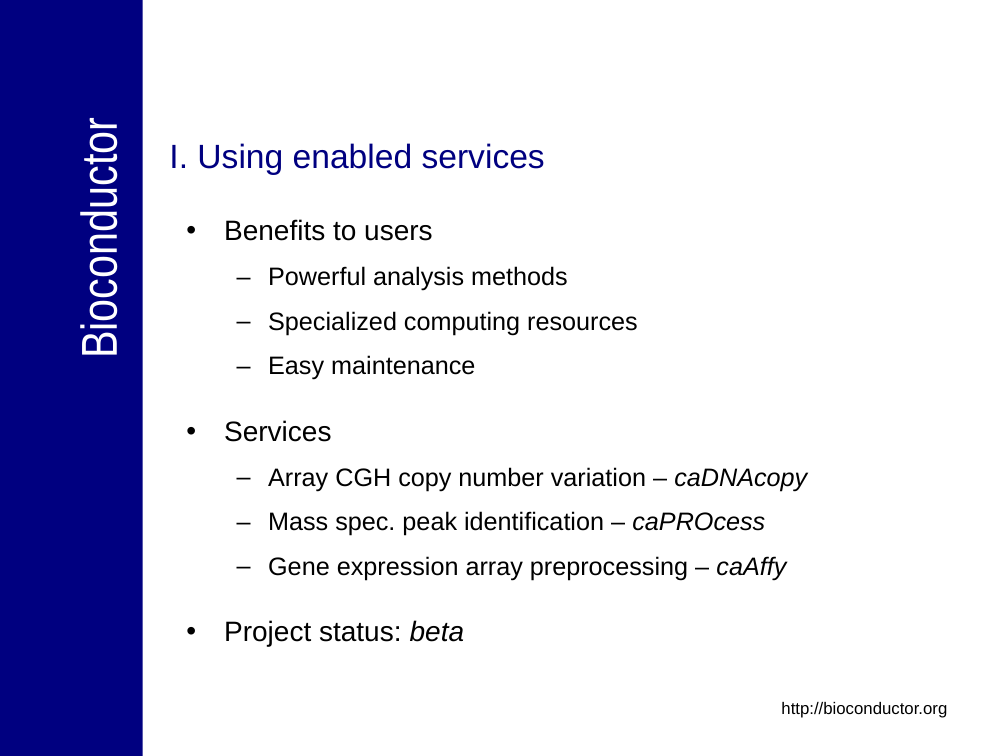
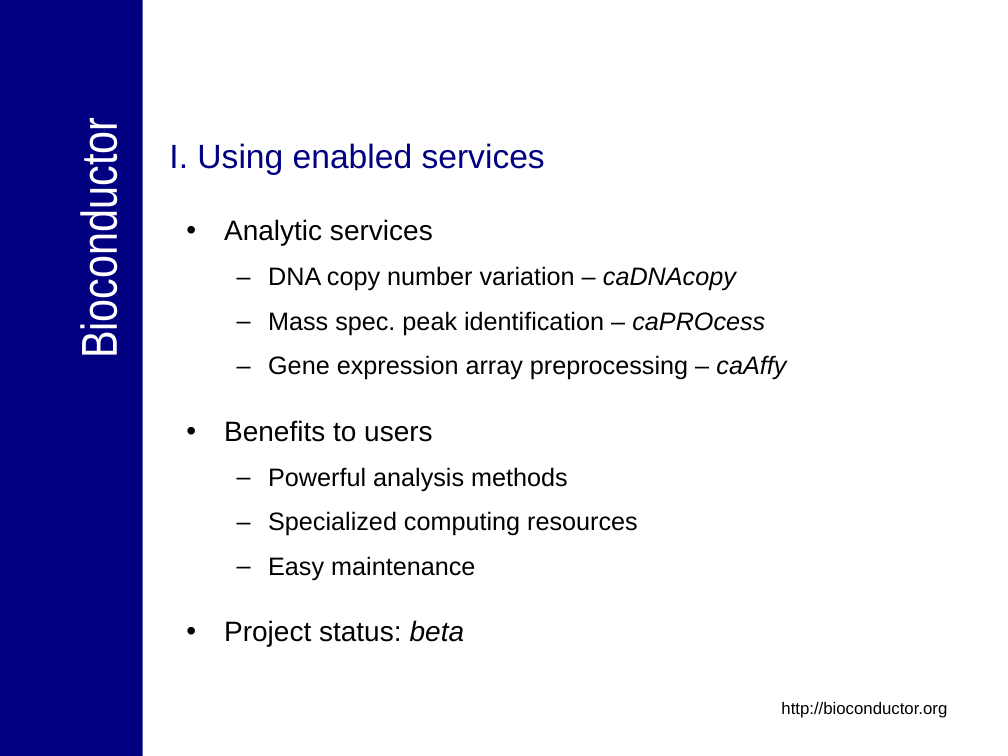
Before and after one commit to NCIP/bioconductor, a slide deck: slide 3 of bioconductor/Presentations/caBIG_Annual_Meeting_2007_Tech_Demo.ppt. Drawn at 1008x756 pixels with LibreOffice and Linux fonts; fonts in the diff are those of the drawing; background and template pictures are left out. Boxes give left, top, right and bottom in pixels: in the first picture for what was removed or moved away, otherwise in the second. Text is boxed around its words. In the diff, an @@ line names an element or a change of style, - is before the commit and + after.

```diff
--- a/bioconductor/Presentations/caBIG_Annual_Meeting_2007_Tech_Demo.ppt
+++ b/bioconductor/Presentations/caBIG_Annual_Meeting_2007_Tech_Demo.ppt
@@ text at box(224, 219, 786, 380): paragraphs added @@
+• Analytic services
+  – DNA copy number variation – caDNAcopy
+  – Mass spec. peak identification – caPROcess
+  – Gene expression array preprocessing – caAffy
@@ text at box(224, 420, 807, 580): paragraphs removed @@
-• Services
-  – Array CGH copy number variation – caDNAcopy
-  – Mass spec. peak identification – caPROcess
-  – Gene expression array preprocessing – caAffy
```
Also in this commit, not shown: 13 other slides changed, 6 slides added, 3 slides removed.
